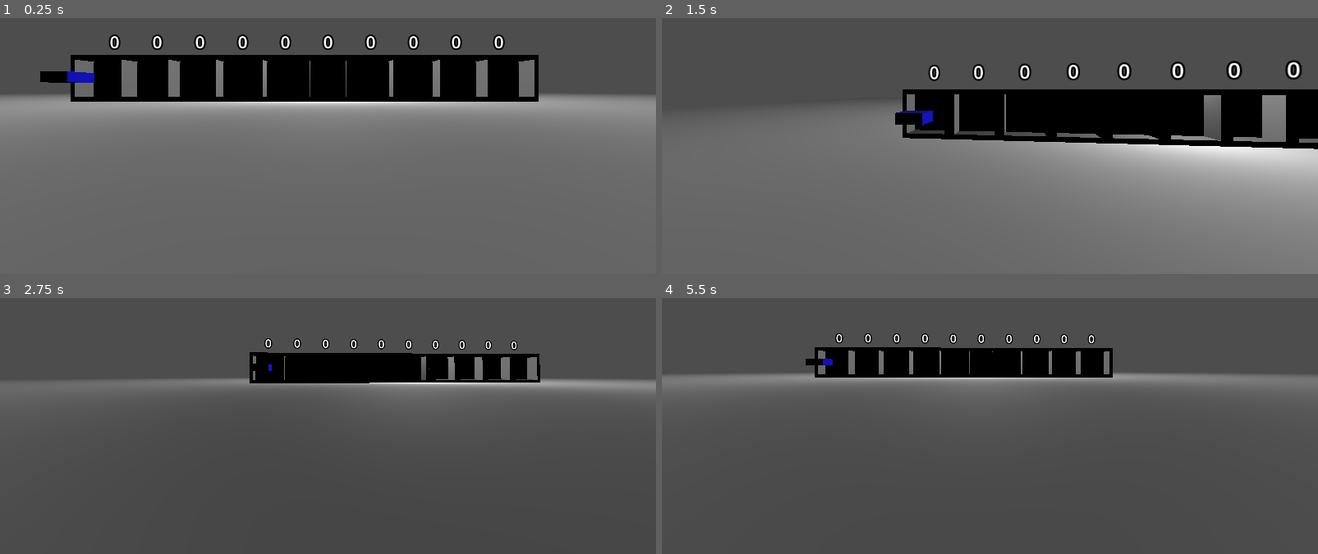
Above: before the commit, frames 1-4 (two rows, left to right).
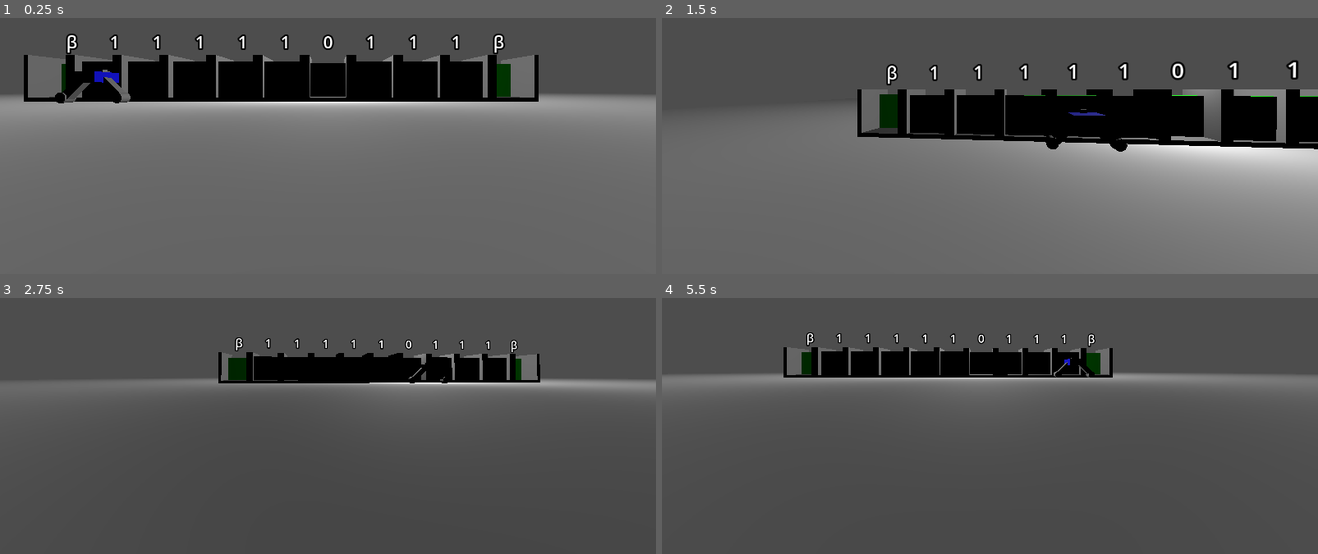
Above: after the commit, the same moments.

Repository: sofipipi/MaquinaTuring
Game: Godot game, scene res://escenario.tscn
Same seed, same stepped clock (60 frames per second), same inputs: the game is played once before the commit and once after it.
Inputs (mouse positions are in pixels of both pictures, inside the frame that each line leads up to):
- Up to frame 1 (0.25 s): no input
- Up to frame 2 (1.5 s): tap Enter at 0.5 s; move the mouse to (1022, 87) at 0.52 s; hold A (A) 0.53-1.28 s; tap Space (salto) at 0.77 s; tap D (D) at 0.8, 1.35 s; move the mouse to (957, 92) at 1.27 s
- Up to frame 3 (2.75 s): tap Space (salto) at 1.52 s; tap S (S) at 1.55 s; move the mouse to (341, 364) at 2.02 s; hold S (S) from 2.03 s (still down); tap A (A) at 2.3 s
- Up to frame 4 (5.5 s): move the mouse to (983, 374) at 2.77 s; release S (S) at 2.78 s; tap A (A) at 2.85, 4.55 s; tap Space (salto) at 3.02, 3.77, 4.52 s; tap D (D) at 3.05, 5.3 s; move the mouse to (1035, 374) at 3.52 s; hold D (D) 3.53-4.28 s; tap S (S) at 3.8, 4.35 s; move the mouse to (937, 364) at 4.27 s; move the mouse to (996, 369) at 5.02 s; hold W (W) from 5.03 s (still down)

The runs differ from the first frame. In frame 1, 4.7% of the frame differs, in the area x 3-82%, y 6-34%; in frame 2, 4.1%; in frame 3, 1.7%; in frame 4, 1.8%.

Commit message:
Cabezal y lógica de estados aplicada

Diff:
--- a/Simulación/turing-machine/cajinha.gd
+++ b/Simulación/turing-machine/cajinha.gd
@@ -1,12 +1,16 @@
 extends StaticBody3D
 
 @onready var texto: Label3D = $Label3D
+@onready var dato: RigidBody3D = $Dato
 
 func _on_numero_episilon_area_entered(area: Area3D) -> void:
-	texto.text = "ε"
+	texto.text = "β"
 
 func _on_numero_1_area_entered(area: Area3D) -> void:
 	texto.text = "1"
 
 func _on_numero_0_area_entered(area: Area3D) -> void:
 	texto.text = "0"
+
+func get_dato() -> RigidBody3D:
+	return dato
--- a/Simulación/turing-machine/cajinha.tscn
+++ b/Simulación/turing-machine/cajinha.tscn
@@ -10,7 +10,7 @@
 size = Vector3(0.8, 0.8, 0.2)
 
 [sub_resource type="BoxShape3D" id="BoxShape3D_nq1gg"]
-size = Vector3(0.8, 0.8, 0.2)
+size = Vector3(0.8, 0.8, 0.1)
 
 [sub_resource type="StandardMaterial3D" id="StandardMaterial3D_ludf4"]
 albedo_color = Color(0, 1, 0, 1)
@@ -37,8 +37,9 @@
 material = SubResource("StandardMaterial3D_rphtw")
 
 [node name="Dentro" type="CSGBox3D" parent="Fuera"]
+transform = Transform3D(1, 0, 0, 0, 1, 0, 0, 0, 1, 0, 0.08547324, 0)
 operation = 2
-size = Vector3(0.8, 0.8, 1.01)
+size = Vector3(0.8, 1, 1.01)
 
 [node name="Dato" type="RigidBody3D" parent="." groups=["pushable_group"]]
 transform = Transform3D(1, 0, 0, 0, 1, 0, 0, 0, 1, 0, 0.5, 0)
@@ -49,6 +50,8 @@
 shape = SubResource("BoxShape3D_rphtw")
 
 [node name="Detectable" type="Area3D" parent="Dato"]
+collision_layer = 3
+collision_mask = 3
 
 [node name="CollisionShape3D" type="CollisionShape3D" parent="Dato/Detectable"]
 shape = SubResource("BoxShape3D_nq1gg")
--- a/Simulación/turing-machine/controlador_carritos.gd
+++ b/Simulación/turing-machine/controlador_carritos.gd
@@ -1,4 +1,112 @@
 extends Node3D
 
-@onready var carroEmpuje = $Carrito1
-@onready var carroDevolver = $Carrito2
+@export var push_force: float = 0.1
+@export var max_velocity: float = 0.01
+@onready var pusher_empuje = $Carrito1/Pusher as CharacterBody3D
+@onready var pusher_devolver = $Carrito2/Pusher as CharacterBody3D
+@onready var sensor: RayCast3D = $Carrito1/RayCast3D
+
+@export var moving = false
+@export var pushing = false
+
+# Constantes importantes
+const DEFAULT_SCALE_Z = 1.0       # Escala por defecto en el eje Z
+const PUSH_DURATION = 0.5
+const RETURN_DURATION = 1.0
+
+# Almacena la posición inicial y la escala inicial para el retorno
+var initial_position: Vector3
+var initial_scale: Vector3
+
+func _ready() -> void:
+	#Beta
+	#start_push_sequence(1.60, pusher_empuje, 1.0)
+	#1
+	#start_push_sequence(1.40, pusher_devolver, -1.0)
+	#0
+	#start_push_sequence(1.12, pusher_empuje, 1.0)
+	pass
+
+func _physics_process(delta: float) -> void:
+	for i in pusher_empuje.get_slide_collision_count():
+		var collision = pusher_empuje.get_slide_collision(i)
+		var collision_crate = collision.get_collider()
+		if collision_crate.is_in_group("pushable_group") and abs(collision_crate.get_linear_velocity().z) < max_velocity:
+			collision_crate.apply_central_impulse(collision.get_normal() * -push_force)
+
+#Movimiento
+func move_to_global_position_smoothly(target_global_position: Vector3, duration: float):
+	if (target_global_position.x == -1):
+		print("Izquiera")
+	else:
+		print("Derecha")
+	moving = true
+	# El Tween moverá el nodo desde su posición actual hasta la posición objetivo
+	var tween = create_tween()
+	tween.tween_property(
+		self, # El nodo al que aplicamos la propiedad (self = este script)
+		"global_position", # La propiedad que queremos animar
+		target_global_position, # El valor objetivo
+		duration # El tiempo que dura la animación
+	)\
+	.set_trans(Tween.TRANS_SINE)\
+	.set_ease(Tween.EASE_IN_OUT)
+
+	# Opcional: Conectar una señal para saber cuándo terminó el movimiento
+	tween.finished.connect(_on_move_finished)
+
+
+func _on_move_finished():
+	moving = false
+
+#Movimiento de pushers
+func start_push_sequence(distance: float, pusher: CharacterBody3D, direction: float):
+	pushing = true
+	initial_position = pusher.position
+	initial_scale = pusher.scale
+	var tween_extend = create_tween()
+	# === VALORES OBJETIVO ===
+
+	# 1. Escala Final: La escala Z se aumenta por la distancia de empuje.
+	var final_scale = initial_scale
+	final_scale.z = DEFAULT_SCALE_Z + distance
+
+	# 2. Posición Final: Compensación.
+	# El cilindro se mueve la mitad de la distancia de empuje en la dirección opuesta al empuje.
+	# El factor -1 es para que el movimiento sea opuesto a la dirección de empuje.
+	var final_position = initial_position + Vector3(0,0,direction) * (-distance / 2.0)
+
+
+	# 1. EMPUJAR/EXTENDER (Escala y Posición al mismo tiempo)
+
+	# Animación de ESCALA
+	tween_extend.tween_property(pusher, "scale", final_scale, PUSH_DURATION)\
+		.set_trans(Tween.TRANS_QUART)\
+		.set_ease(Tween.EASE_OUT)
+
+	# Animación de POSICIÓN (Compensación)
+	tween_extend.tween_property(pusher, "position", final_position, PUSH_DURATION)\
+		.set_trans(Tween.TRANS_QUART)\
+		.set_ease(Tween.EASE_OUT)
+
+	# 2. Esperar
+	tween_extend.pause()
+	await get_tree().create_timer(0.5).timeout
+	tween_extend.play()
+
+	# 3. DEVOLVER/RETORNAR (Escala y Posición al mismo tiempo)
+
+	# Animación de ESCALA al valor inicial (initial_scale)
+	tween_extend.tween_property(pusher, "scale", initial_scale, RETURN_DURATION)\
+		.set_trans(Tween.TRANS_SINE)\
+		.set_ease(Tween.EASE_IN_OUT)
+
+	# Animación de POSICIÓN al valor inicial (initial_position)
+	tween_extend.tween_property(pusher, "position", initial_position, RETURN_DURATION)\
+		.set_trans(Tween.TRANS_SINE)\
+		.set_ease(Tween.EASE_IN_OUT)
+
+	tween_extend.finished.connect(_on_push_finished)
+
+func _on_push_finished():
+	pushing = false
--- a/Simulación/turing-machine/escenario.gd
+++ b/Simulación/turing-machine/escenario.gd
@@ -3,9 +3,19 @@
 @onready var caja = preload("res://cajinha.tscn");
 @onready var originalPos = Vector3.ZERO
 
+const BETA = -0.25
+const CERO = 0.0
+const UNO = 0.25
+
+var cinta = [ BETA, UNO, UNO, UNO, UNO, UNO, CERO, UNO, UNO, UNO, BETA]
+
 func _ready():
-	for i in range(10):
+	var i = -1
+	for d in cinta:
 		originalPos = Vector3(i, 0, 0)
-		var instance = caja.instantiate()
+		var instance: StaticBody3D = caja.instantiate()
 		instance.position = originalPos
 		find_child("Cinta").add_child(instance)
+		var dato_instancia: RigidBody3D = instance.get_dato()
+		dato_instancia.set_position(Vector3(0,0.5,d))
+		i += 1
--- a/Simulación/turing-machine/escenario.tscn
+++ b/Simulación/turing-machine/escenario.tscn
@@ -1,8 +1,20 @@
-[gd_scene load_steps=12 format=3 uid="uid://f5vejqmjfxin"]
+[gd_scene load_steps=29 format=3 uid="uid://f5vejqmjfxin"]
 
 [ext_resource type="Script" uid="uid://63n5euv4a68r" path="res://personaje.gd" id="1_8ycel"]
 [ext_resource type="Script" uid="uid://e8fgb74qvsga" path="res://escenario.gd" id="1_kb1ak"]
 [ext_resource type="Script" uid="uid://dv4gmfwtq6ifc" path="res://controlador_carritos.gd" id="3_kb1ak"]
+[ext_resource type="Script" uid="uid://chwbes1d00a04" path="res://state_machine.gd" id="4_rdr0v"]
+[ext_resource type="Script" uid="uid://cysavaqbh77cj" path="res://estados/suma_q_0.gd" id="5_5uytk"]
+[ext_resource type="Script" uid="uid://bidokrv8pq67k" path="res://estados/suma_q_1.gd" id="6_wynv6"]
+[ext_resource type="Script" uid="uid://42ifkqyhmmut" path="res://estados/suma_q_2.gd" id="7_1isoa"]
+[ext_resource type="Script" uid="uid://dcyos0pltf55g" path="res://estados/suma_qf.gd" id="8_y8iie"]
+[ext_resource type="Script" uid="uid://byq3akpyly724" path="res://estados/resta_q_0.gd" id="9_y8iie"]
+[ext_resource type="Script" uid="uid://c4nnfytqogcu" path="res://estados/resta_q_1.gd" id="10_0d8te"]
+[ext_resource type="Script" uid="uid://cnsmy734mg3mq" path="res://estados/resta_q_2.gd" id="11_afgei"]
+[ext_resource type="Script" uid="uid://v4rqerkwdinb" path="res://estados/resta_q_3.gd" id="12_tahjo"]
+[ext_resource type="Script" uid="uid://bg4caejgeckfk" path="res://estados/resta_q_4.gd" id="13_2vqrx"]
+[ext_resource type="Script" uid="uid://bhmkx8dfttscm" path="res://estados/resta_qf.gd" id="14_3tpgd"]
+[ext_resource type="Script" uid="uid://bcyhe2j81vedb" path="res://estados/resta_q_5.gd" id="14_afgei"]
 
 [sub_resource type="StandardMaterial3D" id="StandardMaterial3D_nnu1l"]
 
@@ -17,6 +29,9 @@
 radius = 0.25439453
 height = 0.50878906
 
+[sub_resource type="BoxMesh" id="BoxMesh_kb1ak"]
+size = Vector3(0.15, 0.5, 0.15)
+
 [sub_resource type="StandardMaterial3D" id="StandardMaterial3D_kb1ak"]
 albedo_color = Color(0, 0, 1, 1)
 
@@ -26,6 +41,23 @@
 
 [sub_resource type="BoxShape3D" id="BoxShape3D_rdr0v"]
 size = Vector3(0.5, 0.2, 0.5)
+
+[sub_resource type="CylinderMesh" id="CylinderMesh_rdr0v"]
+top_radius = 0.1
+bottom_radius = 0.1
+height = 0.2
+
+[sub_resource type="BoxMesh" id="BoxMesh_5uytk"]
+size = Vector3(0.1, 0.1, 0.1)
+
+[sub_resource type="CylinderShape3D" id="CylinderShape3D_kb1ak"]
+height = 0.1
+radius = 0.01
+
+[sub_resource type="CylinderMesh" id="CylinderMesh_okbv4"]
+top_radius = 0.01
+bottom_radius = 0.01
+height = 0.1
 
 [sub_resource type="BoxShape3D" id="BoxShape3D_5uytk"]
 size = Vector3(0.5, 0.2, 0.5)
@@ -67,6 +99,16 @@
 
 [node name="Carrito1" type="StaticBody3D" parent="ControladorCarritos"]
 
+[node name="Pata1" type="MeshInstance3D" parent="ControladorCarritos/Carrito1"]
+transform = Transform3D(-0.70710665, 0.70710665, 0, -0.70710665, -0.70710665, 0, 0, 0, 1, 0.33, 0.312, 1)
+mesh = SubResource("BoxMesh_kb1ak")
+skeleton = NodePath("../MeshInstance3D")
+
+[node name="Pata2" type="MeshInstance3D" parent="ControladorCarritos/Carrito1"]
+transform = Transform3D(0.7071067, 0.7071067, 0, -0.7071067, 0.7071067, 0, 0, 0, 1, -0.33, 0.312, 1)
+mesh = SubResource("BoxMesh_kb1ak")
+skeleton = NodePath("../MeshInstance3D")
+
 [node name="MeshInstance3D" type="MeshInstance3D" parent="ControladorCarritos/Carrito1"]
 transform = Transform3D(1, 0, 0, 0, 1, 0, 0, 0, 1, 0, 0.5, 1)
 mesh = SubResource("BoxMesh_rdr0v")
@@ -74,13 +116,37 @@
 [node name="CollisionShape3D" type="CollisionShape3D" parent="ControladorCarritos/Carrito1"]
 transform = Transform3D(1, 0, 0, 0, 1, 0, 0, 0, 1, 0, 0.5, 1)
 shape = SubResource("BoxShape3D_rdr0v")
+
+[node name="Rueda2" type="MeshInstance3D" parent="ControladorCarritos/Carrito1"]
+transform = Transform3D(1, 0, 0, 0, -4.371139e-08, -1, 0, 1, -4.371139e-08, -0.551, 0.11, 1)
+mesh = SubResource("CylinderMesh_rdr0v")
+skeleton = NodePath("../Rueda1")
+
+[node name="Rueda1" type="MeshInstance3D" parent="ControladorCarritos/Carrito1"]
+transform = Transform3D(1, 0, 0, 0, -4.371139e-08, -1, 0, 1, -4.371139e-08, 0.511, 0.11, 1)
+mesh = SubResource("CylinderMesh_rdr0v")
 
 [node name="RayCast3D" type="RayCast3D" parent="ControladorCarritos/Carrito1"]
 transform = Transform3D(1.3, 0, 0, 0, -5.6824803e-08, -1.3, 0, 1.3, -5.6824803e-08, 0, 0.5, 1)
 rotation_order = 3
+collision_mask = 2
 collide_with_areas = true
 collide_with_bodies = false
 
+[node name="PusherCaja" type="MeshInstance3D" parent="ControladorCarritos/Carrito1"]
+transform = Transform3D(1, 0, 0, 0, -4.371139e-08, -1, 0, 1, -4.371139e-08, 0, 0.612, 0.83)
+mesh = SubResource("BoxMesh_5uytk")
+skeleton = NodePath("")
+
+[node name="Pusher" type="CharacterBody3D" parent="ControladorCarritos/Carrito1"]
+transform = Transform3D(1, 0, 0, 0, -4.371139e-08, -1, 0, 1, -4.371139e-08, 0, 0.63, 0.73)
+
+[node name="CollisionShape3D" type="CollisionShape3D" parent="ControladorCarritos/Carrito1/Pusher"]
+shape = SubResource("CylinderShape3D_kb1ak")
+
+[node name="Pusher" type="CSGMesh3D" parent="ControladorCarritos/Carrito1/Pusher"]
+mesh = SubResource("CylinderMesh_okbv4")
+
 [node name="Carrito2" type="StaticBody3D" parent="ControladorCarritos"]
 transform = Transform3D(1, 0, 0, 0, 1, 0, 0, 0, 1, 0, 0, -2)
 
@@ -91,3 +157,73 @@
 [node name="CollisionShape3D" type="CollisionShape3D" parent="ControladorCarritos/Carrito2"]
 transform = Transform3D(1, 0, 0, 0, 1, 0, 0, 0, 1, 0, 0.5, 1)
 shape = SubResource("BoxShape3D_5uytk")
+
+[node name="Pata1" type="MeshInstance3D" parent="ControladorCarritos/Carrito2"]
+transform = Transform3D(-0.70710665, 0.70710665, 0, -0.70710665, -0.70710665, 0, 0, 0, 1, 0.33, 0.312, 1)
+mesh = SubResource("BoxMesh_kb1ak")
+skeleton = NodePath("../MeshInstance3D")
+
+[node name="Pata2" type="MeshInstance3D" parent="ControladorCarritos/Carrito2"]
+transform = Transform3D(0.7071067, 0.7071067, 0, -0.7071067, 0.7071067, 0, 0, 0, 1, -0.33, 0.312, 1)
+mesh = SubResource("BoxMesh_kb1ak")
+skeleton = NodePath("../MeshInstance3D")
+
+[node name="Rueda2" type="MeshInstance3D" parent="ControladorCarritos/Carrito2"]
+transform = Transform3D(1, 0, 0, 0, -4.371139e-08, -1, 0, 1, -4.371139e-08, -0.551, 0.11, 1)
+mesh = SubResource("CylinderMesh_rdr0v")
+skeleton = NodePath("../Rueda1")
+
+[node name="Rueda1" type="MeshInstance3D" parent="ControladorCarritos/Carrito2"]
+transform = Transform3D(1, 0, 0, 0, -4.371139e-08, -1, 0, 1, -4.371139e-08, 0.511, 0.11, 1)
+mesh = SubResource("CylinderMesh_rdr0v")
+
+[node name="PusherCaja" type="MeshInstance3D" parent="ControladorCarritos/Carrito2"]
+transform = Transform3D(1, 0, 0, 0, -4.371139e-08, -1, 0, 1, -4.371139e-08, 0, 0.612, 1.17)
+mesh = SubResource("BoxMesh_5uytk")
+skeleton = NodePath("")
+
+[node name="Pusher" type="CharacterBody3D" parent="ControladorCarritos/Carrito2"]
+transform = Transform3D(1, 0, 0, 0, -4.371139e-08, 1, 0, -1, -4.371139e-08, 0, 0.63, 1.27)
+
+[node name="CollisionShape3D" type="CollisionShape3D" parent="ControladorCarritos/Carrito2/Pusher"]
+shape = SubResource("CylinderShape3D_kb1ak")
+
+[node name="Pusher" type="CSGMesh3D" parent="ControladorCarritos/Carrito2/Pusher"]
+mesh = SubResource("CylinderMesh_okbv4")
+
+[node name="StateMachine" type="Node" parent="ControladorCarritos" node_paths=PackedStringArray("parent_node")]
+script = ExtResource("4_rdr0v")
+parent_node = NodePath("..")
+
+[node name="SumaQ0" type="Node" parent="ControladorCarritos/StateMachine"]
+script = ExtResource("5_5uytk")
+
+[node name="SumaQ1" type="Node" parent="ControladorCarritos/StateMachine"]
+script = ExtResource("6_wynv6")
+
+[node name="SumaQ2" type="Node" parent="ControladorCarritos/StateMachine"]
+script = ExtResource("7_1isoa")
+
+[node name="SumaQf" type="Node" parent="ControladorCarritos/StateMachine"]
+script = ExtResource("8_y8iie")
+
+[node name="RestaQ0" type="Node" parent="ControladorCarritos/StateMachine"]
+script = ExtResource("9_y8iie")
+
+[node name="RestaQ1" type="Node" parent="ControladorCarritos/StateMachine"]
+script = ExtResource("10_0d8te")
+
+[node name="RestaQ2" type="Node" parent="ControladorCarritos/StateMachine"]
+script = ExtResource("11_afgei")
+
+[node name="RestaQ3" type="Node" parent="ControladorCarritos/StateMachine"]
+script = ExtResource("12_tahjo")
+
+[node name="RestaQ4" type="Node" parent="ControladorCarritos/StateMachine"]
+script = ExtResource("13_2vqrx")
+
+[node name="RestaQ5" type="Node" parent="ControladorCarritos/StateMachine"]
+script = ExtResource("14_afgei")
+
+[node name="RestaQf" type="Node" parent="ControladorCarritos/StateMachine"]
+script = ExtResource("14_3tpgd")
--- /dev/null
+++ b/Simulación/turing-machine/estados/resta_q_0.gd
@@ -0,0 +1,17 @@
+# Estado q0 de resta
+extends State
+
+func enter():
+	pass
+
+func physics_update(delta: float):
+	if !parent.moving and !parent.pushing:
+		var distancia = parent.sensor.get_collision_point().z
+		#Beta
+		if distancia < -0.1:
+			pass
+		elif distancia <= 0.1 and distancia >= -0.1:
+			parent.move_to_global_position_smoothly(parent.global_position+Vector3(1,0,0), 0.5)
+			transition_to("RestaQ1")
+		elif distancia > 0.1:
+			parent.move_to_global_position_smoothly(parent.global_position+Vector3(1,0,0), 0.5)
--- /dev/null
+++ b/Simulación/turing-machine/estados/resta_q_1.gd
@@ -0,0 +1,17 @@
+# Estado q1 de resta
+extends State
+
+func enter():
+	pass
+
+func physics_update(delta: float):
+	if !parent.moving and !parent.pushing:
+		var distancia = parent.sensor.get_collision_point().z
+		#Beta
+		if distancia < -0.1:
+			parent.move_to_global_position_smoothly(parent.global_position+Vector3(-1,0,0), 0.5)
+			transition_to("RestaQ2")
+		elif distancia <= 0.1 and distancia >= -0.1:
+			pass
+		elif distancia > 0.1:
+			parent.move_to_global_position_smoothly(parent.global_position+Vector3(1,0,0), 0.5)
--- /dev/null
+++ b/Simulación/turing-machine/estados/resta_q_2.gd
@@ -0,0 +1,24 @@
+# Estado q2 de resta
+extends State
+
+func enter():
+	pass
+
+func physics_update(delta: float):
+	if !parent.moving and !parent.pushing:
+		var distancia = parent.sensor.get_collision_point().z
+		#Beta
+		if distancia < -0.1:
+			pass
+		elif distancia <= 0.1 and distancia >= -0.1:
+			print("0 -> Beta")
+			parent.start_push_sequence(1.6, parent.pusher_empuje, 1.0)
+			await get_tree().create_timer(4).timeout
+			parent.move_to_global_position_smoothly(parent.global_position+Vector3(-1,0,0), 0.5)
+			transition_to("RestaQf")
+		elif distancia > 0.1:
+			print("1 -> Beta")
+			parent.start_push_sequence(1.38, parent.pusher_empuje, 1.0)
+			await get_tree().create_timer(4).timeout
+			parent.move_to_global_position_smoothly(parent.global_position+Vector3(-1,0,0), 0.5)
+			transition_to("RestaQ3")
--- /dev/null
+++ b/Simulación/turing-machine/estados/resta_q_3.gd
@@ -0,0 +1,17 @@
+# Estado q3 de resta
+extends State
+
+func enter():
+	pass
+
+func physics_update(delta: float):
+	if !parent.moving and !parent.pushing:
+		var distancia = parent.sensor.get_collision_point().z
+		#Beta
+		if distancia < -0.1:
+			pass
+		elif distancia <= 0.1 and distancia >= -0.1:
+			parent.move_to_global_position_smoothly(parent.global_position+Vector3(-1,0,0), 0.5)
+			transition_to("RestaQ4")
+		elif distancia > 0.1:
+			parent.move_to_global_position_smoothly(parent.global_position+Vector3(-1,0,0), 0.5)
--- /dev/null
+++ b/Simulación/turing-machine/estados/resta_q_4.gd
@@ -0,0 +1,17 @@
+# Estado q4 de resta
+extends State
+
+func enter():
+	pass
+
+func physics_update(delta: float):
+	if !parent.moving and !parent.pushing:
+		var distancia = parent.sensor.get_collision_point().z
+		#Beta
+		if distancia < -0.1:
+			parent.move_to_global_position_smoothly(parent.global_position+Vector3(1,0,0), 0.5)
+			transition_to("RestaQ5")
+		elif distancia <= 0.1 and distancia >= -0.1:
+			pass
+		elif distancia > 0.1:
+			parent.move_to_global_position_smoothly(parent.global_position+Vector3(-1,0,0), 0.5)
--- /dev/null
+++ b/Simulación/turing-machine/estados/resta_q_5.gd
@@ -0,0 +1,20 @@
+# Estado q5 de resta
+extends State
+
+func enter():
+	pass
+
+func physics_update(delta: float):
+	if !parent.moving and !parent.pushing:
+		var distancia = parent.sensor.get_collision_point().z
+		#Beta
+		if distancia < -0.1:
+			pass
+		elif distancia <= 0.1 and distancia >= -0.1:
+			pass
+		elif distancia > 0.1:
+			print("1 -> Beta")
+			parent.start_push_sequence(1.38, parent.pusher_empuje, 1.0)
+			await get_tree().create_timer(4).timeout
+			parent.move_to_global_position_smoothly(parent.global_position+Vector3(1,0,0), 0.5)
+			transition_to("RestaQ0")
--- /dev/null
+++ b/Simulación/turing-machine/estados/resta_qf.gd
@@ -0,0 +1,16 @@
+# Estado qf de resta
+extends State
+
+func enter():
+	pass
+
+func physics_update(delta: float):
+	if !parent.moving and !parent.pushing:
+		var distancia = parent.sensor.get_collision_point().z
+		#Beta
+		if distancia < -0.1:
+			pass
+		elif distancia <= 0.1 and distancia >= -0.1:
+			pass
+		elif distancia > 0.1:
+			pass
--- /dev/null
+++ b/Simulación/turing-machine/estados/suma_q_0.gd
@@ -0,0 +1,22 @@
+# Estado q0 de suma
+extends State
+
+func enter():
+	pass
+
+func physics_update(delta: float):
+	if !parent.moving and !parent.pushing:
+		var distancia = parent.sensor.get_collision_point().z
+		#Beta
+		if distancia < -0.1:
+			parent.move_to_global_position_smoothly(parent.global_position+Vector3(1,0,0), 0.5)
+		#0
+		elif distancia <= 0.1 and distancia >= -0.1:
+			print("0 -> 1")
+			parent.start_push_sequence(1.6, parent.pusher_devolver, -1.0)
+			await get_tree().create_timer(4).timeout
+			parent.move_to_global_position_smoothly(parent.global_position+Vector3(1,0,0), 0.5)
+			transition_to("SumaQ1")
+		#1
+		elif distancia > 0.1:
+			parent.move_to_global_position_smoothly(parent.global_position+Vector3(1,0,0), 0.5)
--- /dev/null
+++ b/Simulación/turing-machine/estados/suma_q_1.gd
@@ -0,0 +1,19 @@
+# Estado q1 de suma
+extends State
+
+func enter():
+	pass
+
+func physics_update(delta: float):
+	if !parent.moving and !parent.pushing:
+		var distancia = parent.sensor.get_collision_point().z
+		#Beta
+		if distancia < -0.1:
+			parent.move_to_global_position_smoothly(parent.global_position+Vector3(-1,0,0), 0.5)
+			transition_to("SumaQ2")
+		#0
+		elif distancia <= 0.1 and distancia >= -0.1:
+			pass
+		#1
+		elif distancia > 0.1:
+			parent.move_to_global_position_smoothly(parent.global_position+Vector3(1,0,0), 0.5)
--- /dev/null
+++ b/Simulación/turing-machine/estados/suma_q_2.gd
@@ -0,0 +1,22 @@
+# Estado q2 de suma
+extends State
+
+func enter():
+	pass
+
+func physics_update(delta: float):
+	if !parent.moving and !parent.pushing:
+		var distancia = parent.sensor.get_collision_point().z
+		#Beta
+		if distancia < -0.1:
+			pass
+		#0
+		if distancia <= 0.1 and distancia >= -0.1:
+			pass
+		#1
+		if distancia > 0.1:
+			print("1 -> Beta")
+			parent.start_push_sequence(1.38, parent.pusher_empuje, 1.0)
+			await get_tree().create_timer(4).timeout
+			parent.move_to_global_position_smoothly(parent.global_position+Vector3(1,0,0), 0.5)
+			transition_to("SumaQf")
--- /dev/null
+++ b/Simulación/turing-machine/estados/suma_qf.gd
@@ -0,0 +1,16 @@
+# Estado q1 de suma
+extends State
+
+func enter():
+	pass
+
+func physics_update(delta: float):
+	if !parent.moving and !parent.pushing:
+		var distancia = parent.sensor.get_collision_point().z
+		#Beta
+		if distancia < -0.1:
+			pass
+		elif distancia <= 0.1 and distancia >= -0.1:
+			pass
+		elif distancia > 0.1:
+			pass
--- /dev/null
+++ b/Simulación/turing-machine/state.gd
@@ -0,0 +1,32 @@
+# State.gd
+class_name State
+extends Node
+
+# Referencia a la máquina de estados que contiene este estado.
+# Esto permite que el estado le pida a la máquina que haga una transición.
+var state_machine: Node = null
+# Referencia al personaje (por ejemplo, el Player o Enemy)
+var parent: Node3D = null
+# --- Métodos de ciclo de vida del estado ---
+
+# Llamado al entrar al estado. Útil para inicializar animaciones o variables.
+func enter():
+	pass
+
+# Llamado en cada frame (similar a _process). Para la lógica constante del estado.
+func update(delta: float):
+	pass
+
+# Llamado para la lógica de física (similar a _physics_process).
+func physics_update(delta: float):
+	pass
+
+# Llamado al salir del estado. Útil para limpiar o detener animaciones.
+func exit():
+	pass
+
+# Llama a la máquina de estados para cambiar a un nuevo estado.
+func transition_to(new_state_name: String):
+	# Asegúrate de que la máquina de estados existe y tiene el método transition_to
+	if state_machine:
+		state_machine.transition_to(new_state_name)
--- /dev/null
+++ b/Simulación/turing-machine/state_machine.gd
@@ -0,0 +1,48 @@
+# StateMachine.gd
+extends Node
+
+# Estado actual. Se inicializa en _ready.
+var current_state: State = null
+# Diccionario para almacenar todos los estados hijos.
+var states: Dictionary = {}
+
+# El nodo que la FSM controla (Player, Enemy, etc.)
+@export var parent_node: Node3D = null
+
+func _ready():
+	# 1. Recoger todos los nodos hijos (que son tus scripts de estado)
+	for child in get_children():
+		if child is State:
+			var state = child as State
+			states[state.name] = state # Almacena el estado por su nombre
+			state.state_machine = self # Dale al estado una referencia a esta FSM
+			state.parent = parent_node # Dale al estado una referencia al nodo principal
+
+	# 2. Inicializar con el primer estado
+	if states.size() > 0:
+		current_state = states["RestaQ0"]
+		current_state.enter()
+
+func _process(delta: float):
+	if current_state:
+		current_state.update(delta)
+
+func _physics_process(delta: float):
+	if current_state:
+		current_state.physics_update(delta)
+
+# --- Método clave de la Máquina de Estados ---
+func transition_to(new_state_name: String):
+	print(new_state_name)
+	# 1. Verifica si el nuevo estado existe
+	if states.has(new_state_name) and states[new_state_name] != current_state:
+
+		# 2. Llama al método de salida del estado actual
+		if current_state:
+			current_state.exit()
+
+		# 3. Cambia al nuevo estado
+		current_state = states[new_state_name]
+
+		# 4. Llama al método de entrada del nuevo estado
+		current_state.enter()
Not shown, added: Simulación/turing-machine/estados/resta_q_0.gd.uid
Not shown, added: Simulación/turing-machine/estados/resta_q_1.gd.uid
Not shown, added: Simulación/turing-machine/estados/resta_q_2.gd.uid
Not shown, added: Simulación/turing-machine/estados/resta_q_3.gd.uid
Not shown, added: Simulación/turing-machine/estados/resta_q_4.gd.uid
Not shown, added: Simulación/turing-machine/estados/resta_q_5.gd.uid
Not shown, added: Simulación/turing-machine/estados/resta_qf.gd.uid
Not shown, added: Simulación/turing-machine/estados/suma_q_0.gd.uid
Not shown, added: Simulación/turing-machine/estados/suma_q_1.gd.uid
Not shown, added: Simulación/turing-machine/estados/suma_q_2.gd.uid
Not shown, added: Simulación/turing-machine/estados/suma_qf.gd.uid
Not shown, added: Simulación/turing-machine/state.gd.uid
(and 2 more such lines)
